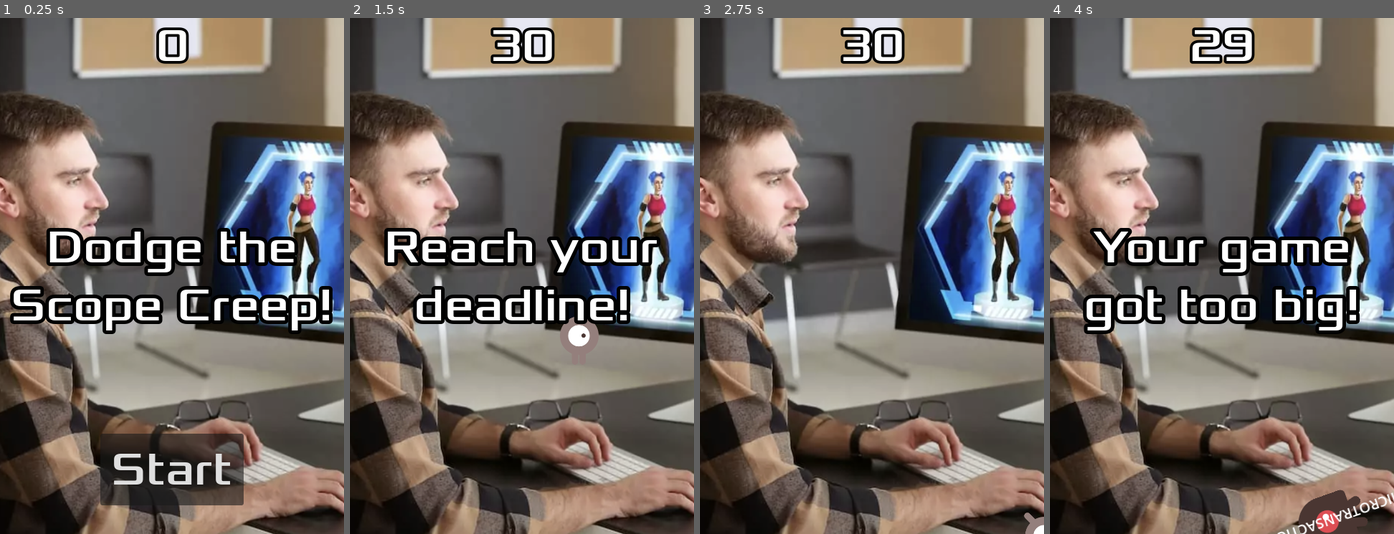
Above: before the commit, frames 1-4 (left to right).
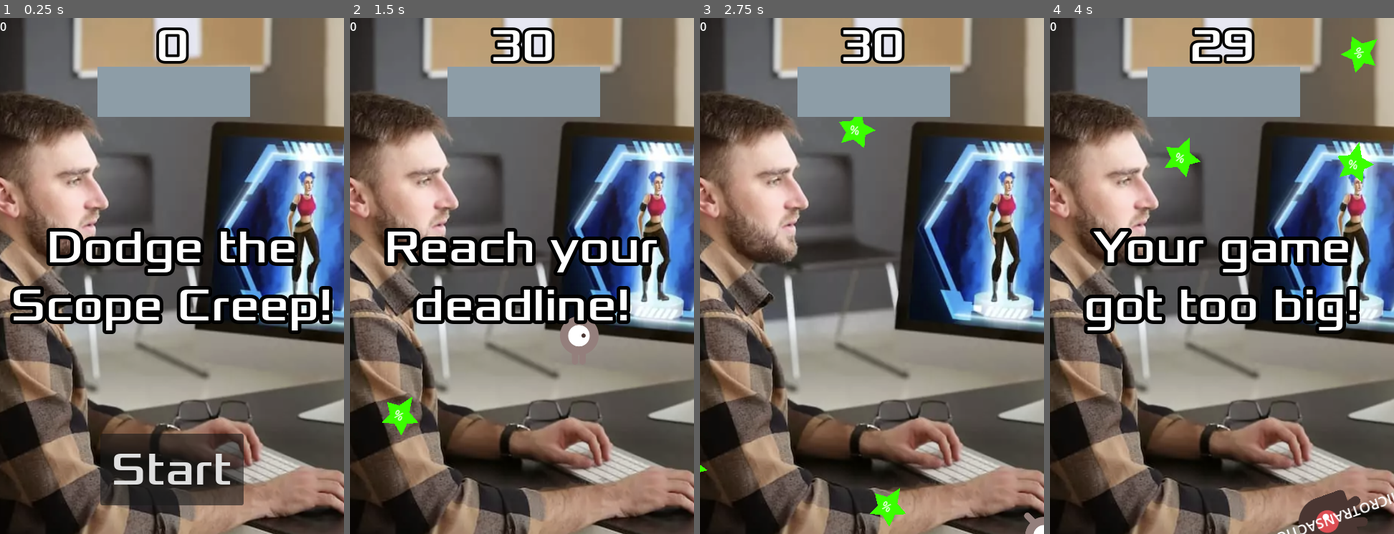
Above: after the commit, the same moments.

Repository: jorj-cedar/dodge-the-scope-creep
Game: Godot game, scene res://main.tscn
The game is run twice, just before and just after one commit, with the same random seed, the same clock (stepped at 60 frames per second) and the same inputs. The engine's default icon, where the game draws it, is replaced by a stand-in: a white triangle on a blue panel in a dark square.
Inputs:
- Up to frame 1 (0.25 s): no input
- Up to frame 2 (1.5 s): click "Start" at 0.5 s; hold Right (move_right) from 1.28 s (still down)
- Up to frame 3 (2.75 s): release Right (move_right) at 2.03 s; hold Down (move_down) from 2.03 s (still down)
- Up to frame 4 (4 s): release Down (move_down) at 2.78 s; hold Right (move_right) 2.78-3.53 s; hold Up (move_up) from 3.53 s (still down)

The runs differ from the first frame. In frame 1, 4.3% of the frame differs, in the area x 0-73%, y 0-20%; in frame 2, 4.6%; in frame 3, 4.9%; in frame 4, 5.3%, in the area x 0-96%, y 0-32%.

Commit message:
added pickups and progress

Diff:
--- a/hud.gd
+++ b/hud.gd
@@ -43,7 +43,8 @@
 	$ScoreLabel.text = str(score)
 
 func update_pickups(total_pickups):
-	$PickupCounter.text = str(total_pickups)
+	#$PickupCounter.text = str(total_pickups)
+	$ProgressBar.value = total_pickups
 
 func _on_start_button_pressed() -> void:
 	$StartButton.hide()
--- a/hud.tscn
+++ b/hud.tscn
@@ -1,13 +1,16 @@
-[gd_scene load_steps=5 format=3 uid="uid://c5jcni6ttls2w"]
+[gd_scene load_steps=7 format=3 uid="uid://c5jcni6ttls2w"]
 
 [ext_resource type="FontFile" uid="uid://cfw10xmyoyr4d" path="res://fonts/Xolonium-Regular.ttf" id="1_37p78"]
 [ext_resource type="Script" uid="uid://vqd3ytbwbgdn" path="res://hud.gd" id="1_64ctp"]
+[ext_resource type="Texture2D" uid="uid://ccdcv0ic01hhr" path="res://icon.svg" id="3_8sq4i"]
 
 [sub_resource type="InputEventAction" id="InputEventAction_64ctp"]
 action = &"start_game"
 
 [sub_resource type="Shortcut" id="Shortcut_8sq4i"]
 events = [SubResource("InputEventAction_64ctp")]
+
+[sub_resource type="CanvasTexture" id="CanvasTexture_640wx"]
 
 [node name="HUD" type="CanvasLayer"]
 script = ExtResource("1_64ctp")
@@ -48,7 +51,6 @@
 autowrap_mode = 2
 
 [node name="PickupCounter" type="Label" parent="."]
-visible = false
 offset_right = 40.0
 offset_bottom = 23.0
 text = "0"
@@ -74,5 +76,16 @@
 wait_time = 2.0
 one_shot = true
 
+[node name="ProgressBar" type="TextureProgressBar" parent="."]
+offset_left = 136.0
+offset_top = 68.0
+offset_right = 349.0
+offset_bottom = 138.0
+nine_patch_stretch = true
+texture_under = SubResource("CanvasTexture_640wx")
+texture_progress = ExtResource("3_8sq4i")
+tint_under = Color(0.5529412, 0.6156863, 0.654902, 1)
+tint_progress = Color(0, 1, 0, 1)
+
 [connection signal="pressed" from="StartButton" to="." method="_on_start_button_pressed"]
 [connection signal="timeout" from="MessageTimer" to="." method="_on_message_timer_timeout"]
--- a/main.gd
+++ b/main.gd
@@ -1,14 +1,13 @@
 extends Node
 
 @export var mob_scene: PackedScene
-#@export var pickup_scene: PackedScene
+@export var pickup_scene: PackedScene
 
 var score
-#var total_pickups: int = 0
+var total_pickups: int = 0
 
-#func pickup_collected():
-#	total_pickups += 1
-#	$HUD.update_pickups(total_pickups)
+
+
 
 
 # Called when the node enters the scene tree for the first time.
@@ -40,7 +39,7 @@
 	score = 30
 	$Player.start($StartPosition.position)
 	$StartTimer.start()
-#	$PickupTimer.start()
+	$PickupTimer.start()
 	$HUD.update_score(score)
 	$HUD.show_message("Reach your deadline!")
 
@@ -79,24 +78,29 @@
 func _on_start_timer_timeout() -> void:
 	$MobTimer.start()
 	$ScoreTimer.start()
-#	$PickupTimer.start()
+	$PickupTimer.start()
 
 
 
-#func _on_pickup_timer_timeout() -> void:
-	#var pickup = pickup_scene.instantiate()
-	#
-	#var pickup_spawn_location = $MobPath/MobSpawnLocation
-	#pickup_spawn_location.progress_ratio = randf()
-	#pickup.position = pickup_spawn_location.position
-	#
-	#var direction = pickup_spawn_location.rotation + PI / 2
-	#
-	#direction += randf_range(-PI / 4, PI / 4)
-	#pickup.rotation = direction
-	#
-	#var velocity = Vector2(randf_range(150.0, 250.0,), 0.0)
-	#
-	#pickup.linear_velocity = velocity.rotated(direction)
-	#
-	#add_child(pickup)
+func _on_pickup_timer_timeout() -> void:
+	var pickup = pickup_scene.instantiate()
+
+	var pickup_spawn_location = $MobPath/MobSpawnLocation
+	pickup_spawn_location.progress_ratio = randf()
+	pickup.position = pickup_spawn_location.position
+
+	var direction = pickup_spawn_location.rotation + PI / 2
+
+	direction += randf_range(-PI / 4, PI / 4)
+	pickup.rotation = direction
+
+	var velocity = Vector2(randf_range(150.0, 250.0,), 0.0)
+
+	pickup.linear_velocity = velocity.rotated(direction)
+
+	add_child(pickup)
+
+
+func _on_player_pickup() -> void:
+	total_pickups += 1
+	$HUD.update_pickups(total_pickups) # Replace with function body.
--- a/main.tscn
+++ b/main.tscn
@@ -1,8 +1,9 @@
-[gd_scene load_steps=7 format=3 uid="uid://cjisokx4aygca"]
+[gd_scene load_steps=8 format=3 uid="uid://cjisokx4aygca"]
 
 [ext_resource type="Script" uid="uid://deqeoryt62s56" path="res://main.gd" id="1_h2yge"]
 [ext_resource type="PackedScene" uid="uid://cykah5xtb2f0g" path="res://mob.tscn" id="2_1bvp3"]
 [ext_resource type="Texture2D" uid="uid://dpb2t4nhed12w" path="res://art/developer.png" id="3_7mycd"]
+[ext_resource type="PackedScene" uid="uid://ctbfecshimna4" path="res://pickup.tscn" id="3_272bh"]
 [ext_resource type="PackedScene" uid="uid://cvxogfyuke111" path="res://player.tscn" id="3_lquwl"]
 [ext_resource type="PackedScene" uid="uid://c5jcni6ttls2w" path="res://hud.tscn" id="4_1bvp3"]
 
@@ -15,6 +16,7 @@
 [node name="Main" type="Node"]
 script = ExtResource("1_h2yge")
 mob_scene = ExtResource("2_1bvp3")
+pickup_scene = ExtResource("3_272bh")
 
 [node name="ColorRect" type="ColorRect" parent="."]
 anchors_preset = 15
@@ -57,6 +59,7 @@
 [node name="HUD" parent="." instance=ExtResource("4_1bvp3")]
 
 [connection signal="hit" from="Player" to="." method="game_over"]
+[connection signal="pickup" from="Player" to="." method="_on_player_pickup"]
 [connection signal="timeout" from="MobTimer" to="." method="_on_mob_timer_timeout"]
 [connection signal="timeout" from="ScoreTimer" to="." method="_on_score_timer_timeout"]
 [connection signal="timeout" from="StartTimer" to="." method="_on_start_timer_timeout"]
--- a/pickup.tscn
+++ b/pickup.tscn
@@ -3,9 +3,10 @@
 [ext_resource type="Script" uid="uid://b6wdnvcsymlnm" path="res://pickup.gd" id="1_iqk3k"]
 
 [sub_resource type="CircleShape2D" id="CircleShape2D_pu7wf"]
-radius = 40.0
+radius = 43.416588
 
 [node name="pickup" type="RigidBody2D"]
+collision_layer = 2
 collision_mask = 0
 gravity_scale = 0.0
 script = ExtResource("1_iqk3k")
@@ -22,4 +23,11 @@
 [node name="CollisionShape2D" type="CollisionShape2D" parent="."]
 shape = SubResource("CircleShape2D_pu7wf")
 
+[node name="Label" type="Label" parent="."]
+offset_left = -6.0
+offset_top = -13.0
+offset_right = 15.0
+offset_bottom = 11.0
+text = "%"
+
 [connection signal="body_entered" from="." to="." method="_on_body_entered"]
--- a/player.gd
+++ b/player.gd
@@ -4,7 +4,7 @@
 var screen_size
 
 signal hit
-#signal pickup
+signal pickup
 
 # Called when the node enters the scene tree for the first time.
 func _ready() -> void:
@@ -46,10 +46,14 @@
 
 
 
-func _on_body_entered(_body) -> void:
+func _on_body_entered(body) -> void:
 	hide()
 	hit.emit()
 	$CollisionShape2D.set_deferred("disabled", true)
+
+
+
+
 
 
 
@@ -57,3 +61,12 @@
 	position = pos
 	show()
 	$CollisionShape2D.disabled = false
+
+
+
+func _on_pickup_finder_body_entered(body: Node2D) -> void:
+	pickup.emit()
+
+	body.queue_free()
+
+	 # Replace with function body.
--- a/player.tscn
+++ b/player.tscn
@@ -35,6 +35,10 @@
 radius = 27.0
 height = 68.0
 
+[sub_resource type="CapsuleShape2D" id="CapsuleShape2D_2hs0m"]
+radius = 27.0
+height = 68.0
+
 [node name="Player" type="Area2D"]
 position = Vector2(240, 353)
 script = ExtResource("1_i3pqv")
@@ -48,4 +52,12 @@
 [node name="CollisionShape2D" type="CollisionShape2D" parent="."]
 shape = SubResource("CapsuleShape2D_sweqy")
 
+[node name="PickupFinder" type="Area2D" parent="."]
+collision_layer = 0
+collision_mask = 2
+
+[node name="CollisionShape2D" type="CollisionShape2D" parent="PickupFinder"]
+shape = SubResource("CapsuleShape2D_2hs0m")
+
 [connection signal="body_entered" from="." to="." method="_on_body_entered"]
+[connection signal="body_entered" from="PickupFinder" to="." method="_on_pickup_finder_body_entered"]
Not shown: 1 places in player.tscn that only renumber resources
